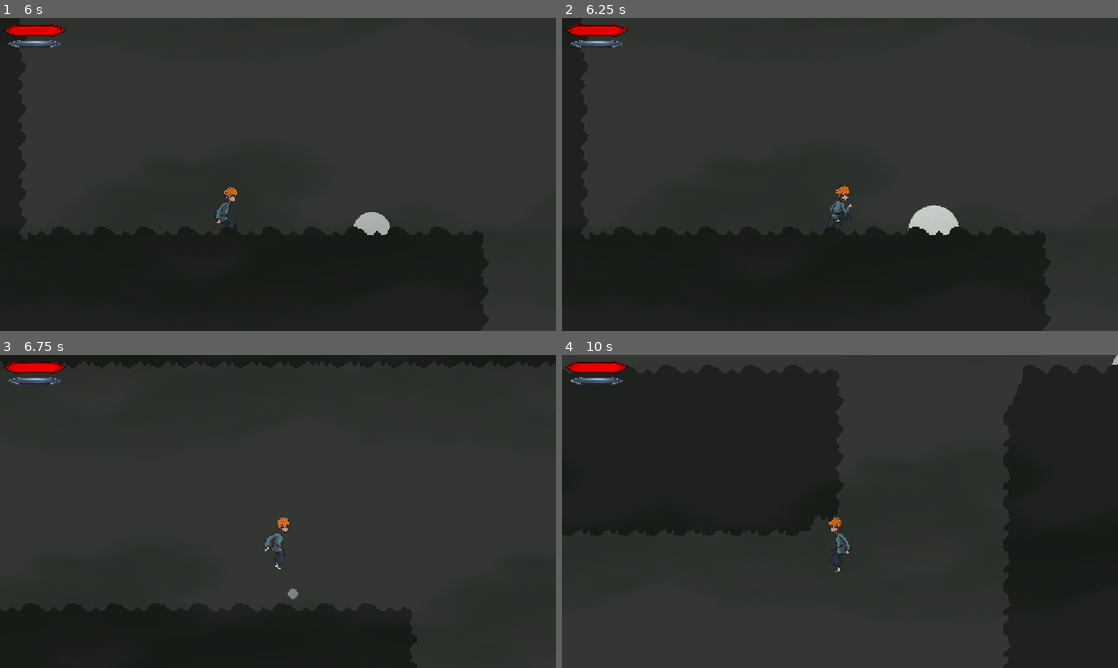
Above: before the commit, frames 1-4 (two rows, left to right).
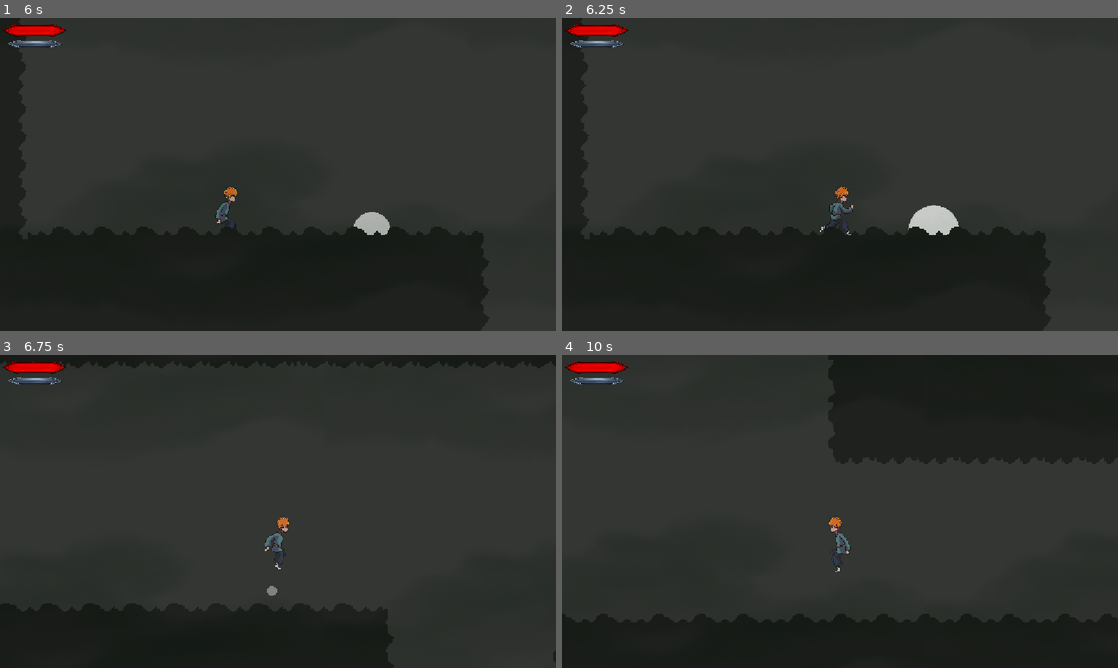
Above: after the commit, the same moments.

Repository: HamzaKh9n/The-Seed-Of-Eternal-Energy
Game: Godot game, scene res://Title/title.tscn
Same seed, same stepped clock (60 frames per second), same inputs: the game is played once before the commit and once after it.
Inputs (mouse positions are in pixels of both pictures, inside the frame that each line leads up to):
- Up to frame 1 (6 s): click (272, 202) at 0.5 s; tap Enter (ui_accept) at 1.25, 1.52, 2, 2.27, 3.5, 3.77, 4.52, 5.27 s; move the mouse to (305, 174) at 1.27 s; hold A (A) 1.28-2.03 s; tap D (D) at 1.55, 2.1, 4.55 s; move the mouse to (250, 174) at 2.02 s; tap Space (Space) at 2.3, 5.3 s; move the mouse to (289, 168) at 2.77 s; hold Space (Space) 2.78-3.53 s; tap Q (Dash, bound only after the commit) at 3.05, 3.6 s; move the mouse to (272, 180) at 3.52 s; tap A (A) at 3.8 s; move the mouse to (316, 177) at 4.27 s; hold A (A) 4.28-5.03 s; move the mouse to (233, 171) at 5.02 s; click (233, 171) at 5.1 s; move the mouse to (283, 174) at 5.77 s; hold D (D) from 5.78 s (still down)
- Up to frame 2 (6.25 s): keep holding D (D); tap Q (Dash, bound only after the commit) at 6.05 s
- Up to frame 3 (6.75 s): move the mouse to (255, 505) at 6.52 s; release D (D) at 6.53 s; tap Space (Space) at 6.6 s
- Up to frame 4 (10 s): tap Enter (ui_accept) at 6.77, 7.52, 8.27, 9.77 s; tap A (A) at 6.8, 8.1, 9.8 s; move the mouse to (867, 511) at 7.27 s; hold Q (Dash, bound only after the commit) 7.28-8.03 s; tap D (D) at 7.55 s; move the mouse to (812, 511) at 8.02 s; tap Space (Space) at 8.3, 9.6 s; move the mouse to (851, 505) at 8.77 s; hold D (D) 8.78-9.53 s; tap Q (Dash, bound only after the commit) at 9.05 s; move the mouse to (834, 517) at 9.52 s

Frame 1 is identical in both runs. In frame 2, 0.2% of the frame differs, in the area x 46-53%, y 53-70%; in frame 3, 0.2%; in frame 4, 22%, in the area x 0-100%, y 0-100%.

Commit message:
Jitter Jump Fixed and Enemies dies properly

Diff:
--- a/Characters/grave_skeleton.gd
+++ b/Characters/grave_skeleton.gd
@@ -44,6 +44,7 @@
 @onready var attack_area = $AttackRadius
 @onready var hitbox_area = $Hitbox
 @onready var attack_cooldown = $Attack_Cooldown
+@onready var death_timer = $"Death TImer"
 var is_on_cooldown = true
 
 
@@ -66,15 +67,15 @@
 
 	# Handle Death
 	if health <= 0:
-		anim.play("Death")
+		if not anim.current_animation == 'Death':
+			anim.play("Death")
 		if has_dropped:
 			return
 		has_dropped = true
 		var fragment = energy_fragment_scene.instantiate()
 		fragment.global_position = global_position
 		get_parent().add_child(fragment)
-		await anim.animation_finished
-		queue_free()
+		death_timer.start()
 		return
 
 	# Not spawned yet
@@ -262,3 +263,7 @@
 	can_attack = true
 	if in_atk_radius and alive:
 		anim.play("Attack")
+
+
+func _on_death_t_imer_timeout() -> void:
+	queue_free()
--- a/Characters/grave_skeleton.tscn
+++ b/Characters/grave_skeleton.tscn
@@ -599,7 +599,7 @@
 [node name="AnimatedSprite2D" type="AnimatedSprite2D" parent="."]
 scale = Vector2(1.4716464, 1.4716464)
 sprite_frames = SubResource("SpriteFrames_qf88e")
-animation = &"Walk"
+animation = &"Death"
 autoplay = "Nothing"
 frame = 1
 
@@ -644,6 +644,10 @@
 [node name="Attack_Cooldown" type="Timer" parent="."]
 wait_time = 0.5
 
+[node name="Death TImer" type="Timer" parent="."]
+wait_time = 0.5
+
 [connection signal="animation_finished" from="AnimationPlayer" to="." method="_on_animation_player_animation_finished"]
 [connection signal="area_entered" from="Spawn" to="." method="_on_spawn_area_entered"]
 [connection signal="timeout" from="Attack_Cooldown" to="." method="_on_attack_cooldown_timeout"]
+[connection signal="timeout" from="Death TImer" to="." method="_on_death_t_imer_timeout"]
--- a/Characters/mc.gd
+++ b/Characters/mc.gd
@@ -29,11 +29,15 @@
 var is_hurt: bool = false
 var hurt_duration: float = 0.25
 var hurt_timer: float = 0.0
-
 var can_hurt = true
 var invincible_time: float = 1.0
 var flash_speed: float = 0.1
 var can_push = true
+var can_dash = true
+var is_dashing = false
+@export var dash_speed : float = 1800.0
+@onready var dash_cooldown = $"Dash Cooldown"
+@onready var dash_time = $"Dash Time"
 
 
 func _ready() -> void:
@@ -78,6 +82,10 @@
 				tree.change_scene_to_file("res://Emperor's Grave Scenes/graves.tscn")
 		return
 
+
+
+
+
 	# HURT STATE
 	if is_hurt:
 		hurt_timer -= delta
@@ -97,6 +105,10 @@
 	var dir_right := 1 if Input.is_action_pressed("D") else 0
 	var dir_left := 1 if Input.is_action_pressed("A") else 0
 	var direction := dir_right - dir_left
+
+	var dash_dir_right = 1 if not sprite.flip_h else 0
+	var dash_dir_left = -1 if sprite.flip_h else 0
+	var dash_direction = dash_dir_right - dash_dir_left
 
 	if direction != 0 and not attack:
 		sprite.flip_h = direction < 0
@@ -109,17 +121,33 @@
 				anim.play("Run")
 		else:
 			# Avoid jitter while airborne
-			if is_on_floor():
-				move_speed = 600
-				velocity.x = lerp(velocity.x, 0.0, deceleration * delta)
-			if is_on_floor() and anim.current_animation not in ["Land", "Jump", "Death"]:
-				anim.play("Idle")
+			if not is_dashing:
+				if is_on_floor():
+					move_speed = 600
+					velocity.x = lerp(velocity.x, 0.0, deceleration * delta)
+				if is_on_floor() and anim.current_animation not in ["Land", "Jump", "Death" , "Dash"]:
+					anim.play("Idle")
+
+	if Input.is_action_pressed("Dash"):
+		if can_dash:
+			print("Dashhh")
+			is_dashing = true
+			can_dash = false
+			anim.play("Dash")
+			dash_cooldown.start()
+			dash_time.start()
+			velocity.y = 0
+			velocity.x = dash_direction * dash_speed
+			await dash_time.timeout
+			print("Donee")
+			velocity.x = 0
 
 	# JUMP INPUT
 	if is_on_floor() and Input.is_action_just_pressed("Space") and not attack:
 		$JumpBreath.play()
+		velocity.y = jump_force
 		anim.play("Jump")
-		velocity.y = jump_force
+
 
 	# SMOOTHER GRAVITY HANDLING + AIR CONTROL FIX
 	if not is_on_floor():
@@ -151,8 +179,6 @@
 	if not is_on_floor() and not attack:
 		if velocity.y > 0:
 			anim.play("Fall")
-		elif velocity.y < 0:
-			anim.play("Jump")
 
 	# LAND ANIMATION
 	if not was_on_floor and is_on_floor() and velocity.y >= 0:
@@ -267,3 +293,8 @@
 		timer += flash_speed * 2
 	sprite.modulate = Color(1, 1, 1, 1)
 	can_hurt = true
+
+
+func _on_dash_cooldown_timeout() -> void:
+	is_dashing = false
+	can_dash = true
--- a/Characters/mc.tscn
+++ b/Characters/mc.tscn
@@ -545,22 +545,22 @@
 tracks/0/interp = 1
 tracks/0/loop_wrap = true
 tracks/0/keys = {
-"times": PackedFloat32Array(0),
-"transitions": PackedFloat32Array(1),
-"update": 1,
-"values": [&"Death"]
-}
-tracks/1/type = "value"
-tracks/1/imported = false
-tracks/1/enabled = true
-tracks/1/path = NodePath("AnimatedSprite2D:frame")
-tracks/1/interp = 1
-tracks/1/loop_wrap = true
-tracks/1/keys = {
-"times": PackedFloat32Array(0, 0.10207308, 0.20124215),
-"transitions": PackedFloat32Array(1, 1, 1),
-"update": 1,
-"values": [0, 1, 2]
+"times": PackedFloat32Array(0, 0.4),
+"transitions": PackedFloat32Array(1, 1),
+"update": 1,
+"values": [&"Death", &"Dash"]
+}
+tracks/1/type = "value"
+tracks/1/imported = false
+tracks/1/enabled = true
+tracks/1/path = NodePath("AnimatedSprite2D:frame")
+tracks/1/interp = 1
+tracks/1/loop_wrap = true
+tracks/1/keys = {
+"times": PackedFloat32Array(0, 0.10207308, 0.20124215, 0.4),
+"transitions": PackedFloat32Array(1, 1, 1, 1),
+"update": 1,
+"values": [0, 1, 2, 0]
 }
 
 [sub_resource type="Animation" id="Animation_q3l62"]
@@ -718,6 +718,18 @@
 "update": 1,
 "values": [1]
 }
+tracks/1/type = "value"
+tracks/1/imported = false
+tracks/1/enabled = true
+tracks/1/path = NodePath("AnimatedSprite2D:animation")
+tracks/1/interp = 1
+tracks/1/loop_wrap = true
+tracks/1/keys = {
+"times": PackedFloat32Array(0),
+"transitions": PackedFloat32Array(1),
+"update": 1,
+"values": [&"Dash"]
+}
 
 [sub_resource type="Animation" id="Animation_y5546"]
 resource_name = "Run"
@@ -745,6 +757,34 @@
 "transitions": PackedFloat32Array(1, 1, 1, 1, 1, 1, 1, 1),
 "update": 1,
 "values": [0, 1, 2, 3, 4, 5, 6, 7]
+}
+
+[sub_resource type="Animation" id="Animation_8fkvj"]
+resource_name = "Dash"
+length = 0.18
+tracks/0/type = "value"
+tracks/0/imported = false
+tracks/0/enabled = true
+tracks/0/path = NodePath("AnimatedSprite2D:animation")
+tracks/0/interp = 1
+tracks/0/loop_wrap = true
+tracks/0/keys = {
+"times": PackedFloat32Array(0),
+"transitions": PackedFloat32Array(1),
+"update": 1,
+"values": [&"Dash"]
+}
+tracks/1/type = "value"
+tracks/1/imported = false
+tracks/1/enabled = true
+tracks/1/path = NodePath("AnimatedSprite2D:frame")
+tracks/1/interp = 1
+tracks/1/loop_wrap = true
+tracks/1/keys = {
+"times": PackedFloat32Array(0, 0.1019768),
+"transitions": PackedFloat32Array(1, 1),
+"update": 1,
+"values": [0, 1]
 }
 
 [sub_resource type="AnimationLibrary" id="AnimationLibrary_u8cqd"]
@@ -752,6 +792,7 @@
 &"Attack 1": SubResource("Animation_nvv4o"),
 &"Attack 2": SubResource("Animation_obwgg"),
 &"Attack 3": SubResource("Animation_an5s5"),
+&"Dash": SubResource("Animation_8fkvj"),
 &"Death": SubResource("Animation_u8cqd"),
 &"Fall": SubResource("Animation_q3l62"),
 &"Hurt": SubResource("Animation_ywwbt"),
@@ -783,9 +824,8 @@
 position = Vector2(-3, 0)
 scale = Vector2(0.9372605, 0.94820493)
 sprite_frames = SubResource("SpriteFrames_surwc")
-animation = &"Jump"
+animation = &"Dash"
 autoplay = "Idle"
-frame = 1
 offset = Vector2(4, 0)
 
 [node name="AnimationPlayer" type="AnimationPlayer" parent="."]
@@ -824,6 +864,12 @@
 scale = Vector2(0.54232925, 0.17581955)
 shape = SubResource("CapsuleShape2D_a43su")
 
+[node name="Dash Cooldown" type="Timer" parent="."]
+
+[node name="Dash Time" type="Timer" parent="."]
+wait_time = 0.15
+
 [connection signal="animation_finished" from="AnimationPlayer" to="." method="_on_animation_player_animation_finished"]
 [connection signal="timeout" from="Attack Cooldown" to="." method="_on_attack_cooldown_timeout"]
 [connection signal="timeout" from="Combo Cooldown" to="." method="_on_combo_cooldown_timeout"]
+[connection signal="timeout" from="Dash Cooldown" to="." method="_on_dash_cooldown_timeout"]
--- a/project.godot
+++ b/project.godot
@@ -63,6 +63,11 @@
 , Object(InputEventKey,"resource_local_to_scene":false,"resource_name":"","device":-1,"window_id":0,"alt_pressed":false …(183 unchanged characters)…
 ]
 }
+Dash={
+"deadzone": 0.2,
+"events": [Object(InputEventKey,"resource_local_to_scene":false,"resource_name":"","device":-1,"window_id":0,"alt_pressed":false,"shift_pressed":false,"ctrl_pressed":false,"meta_pressed":false,"pressed":false,"keycode":0,"physical_keycode":81,"key_label":0,"unicode":113,"location":0,"echo":false,"script":null)
+]
+}
 
 [rendering]
 
Not shown: 1 places in Characters/mc.tscn that only renumber resources
